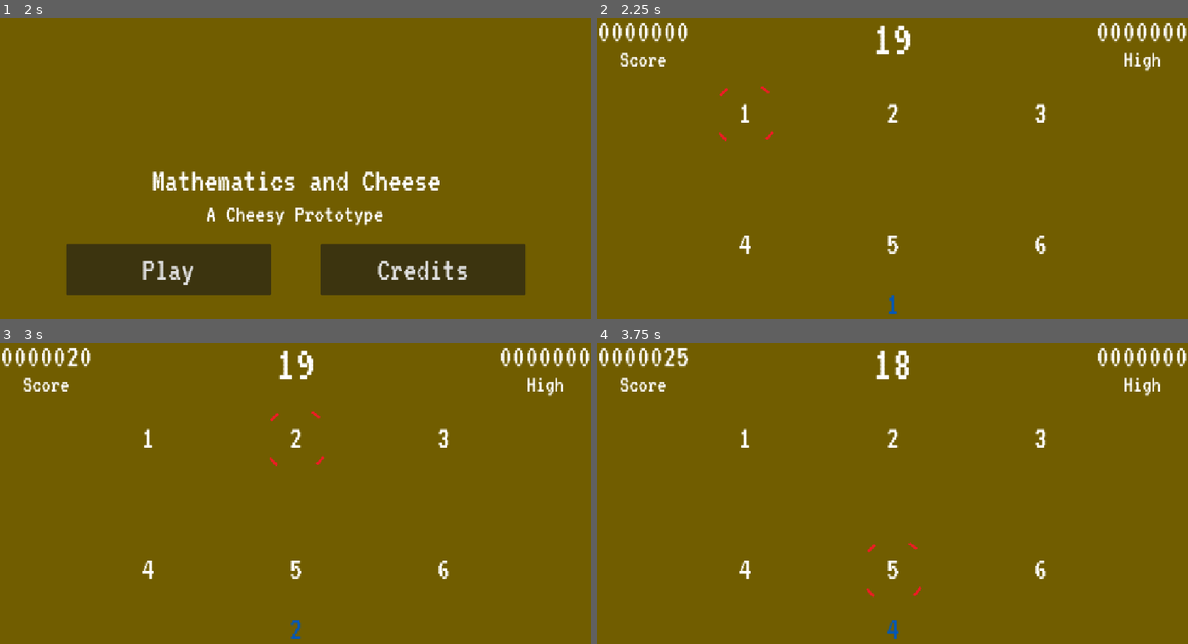
Above: before the commit, frames 1-4 (two rows, left to right).
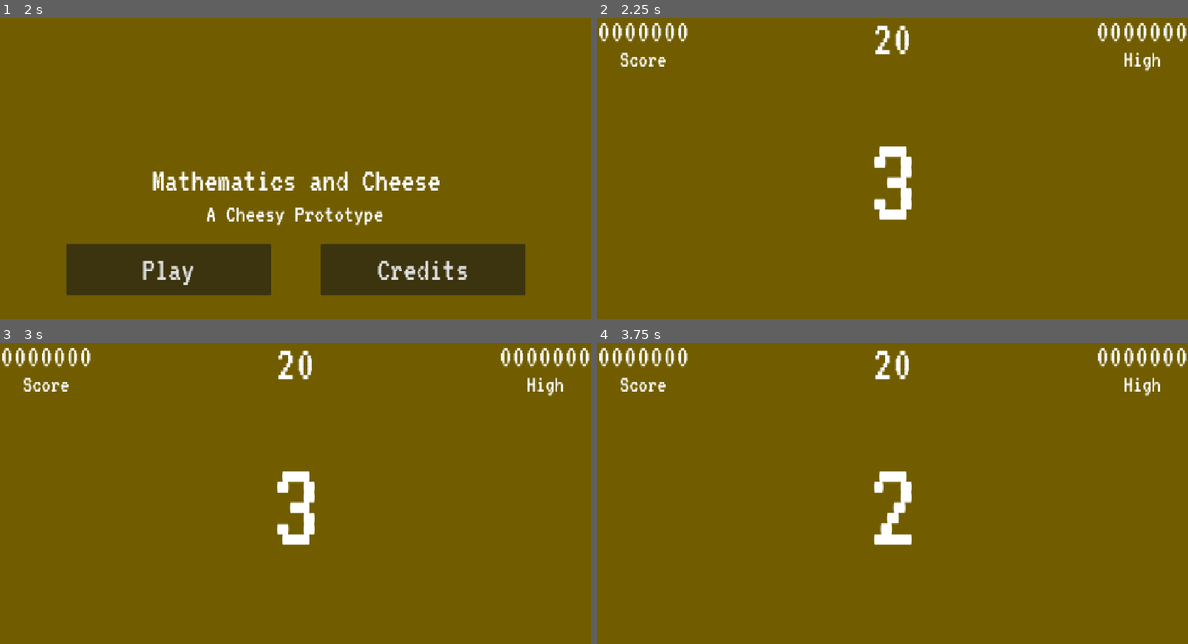
Above: after the commit, the same moments.

Repository: sdepouw/mathematics-and-cheese
Game: Godot game, scene res://Scenes/Root/root.tscn
Two runs of this game, one before a commit and one after it. Both use one fixed random seed, a clock stepped at 60 frames per second and the inputs below.
Inputs (mouse positions are in pixels of both pictures, inside the frame that each line leads up to):
- Up to frame 1 (2 s): tap Enter at 0.5 s; move the mouse to (425, 162) at 0.52 s; hold D (move_right) 0.53-1.28 s; tap Space (fire) at 0.6, 1.25, 1.35 s; click (425, 162) at 0.67 s; move the mouse to (177, 195) at 1.27 s; hold S (move_down) from 1.28 s (still down)
- Up to frame 2 (2.25 s): release S (move_down) at 2 s; click "Play" at 2 s
- Up to frame 3 (3 s): tap Enter at 2.75 s; move the mouse to (354, 433) at 2.77 s; hold D (move_right) from 2.78 s (still down); tap Space (fire) at 2.85 s
- Up to frame 4 (3.75 s): tap Space (fire) at 3.5, 3.6 s; move the mouse to (862, 571) at 3.52 s; release D (move_right) at 3.53 s; hold W (move_up) from 3.53 s (still down); click (862, 571) at 3.67 s

Frame 1 is identical in both runs. In frame 2, 1.7% of the frame differs, in the area x 20-76%, y 2-99%; in frame 3, 1.8%, in the area x 11-76%, y 1-99%; in frame 4, 1.8%.

Commit message:
Countdown timer before game start
Main timer also shows start time during countdown

Diff:
--- a/Game/Scenes/Game/game.gd
+++ b/Game/Scenes/Game/game.gd
@@ -24,6 +24,8 @@
 @onready var _currentlyHeldThing: Label = $CurrentlyHeldThing;
 @onready var _hud: HUD = $HUD
 @onready var _gameTimer: Timer = $GameTimer
+@onready var _countdownTimer: Timer = $CountdownTimer
+@onready var _countdownLabel: Label = $CountdownLabel
 
 var _maxX: int
 var _maxY: int
@@ -57,6 +59,8 @@
 func _process(_delta: float) -> void:
   if _gameOn:
     _hud.update_time_display(_gameTimer.time_left)
+  if !_countdownTimer.is_stopped():
+    _countdownLabel.text = str(ceili(_countdownTimer.time_left))
 
 func _assignNewThing() -> void:
   var firstSet: Array = _targets[0]
@@ -67,12 +71,17 @@
   _gameOn = gamePiecesVisible
   for item: CanvasItem in get_tree().get_nodes_in_group("GamePieces"):
     item.visible = gamePiecesVisible
+
+func _toggle_game_over_visibility(visible: bool) -> void:
   for item: CanvasItem in get_tree().get_nodes_in_group("GameOverPieces"):
-    item.visible = !gamePiecesVisible
+    item.visible = visible
 
 func _on_game_started() -> void:
   _currentScore = 0
   _currentTarget = Vector2.ZERO
+  _hud.update_time_display(_gameTimer.wait_time)
+  _toggle_game_over_visibility(false)
+  await _run_countdown_async()
   _toggle_game_piece_visibility(true)
   _reticle.position = _getCurrentTarget().position
   _assignNewThing()
@@ -80,6 +89,7 @@
 
 func _on_game_ended() -> void:
   _toggle_game_piece_visibility(false)
+  _toggle_game_over_visibility(true)
   if _currentScore > _highScore:
     _highScore = _currentScore
 
@@ -113,3 +123,9 @@
 
 func _on_main_menu_button_pressed() -> void:
   EventBus.load_main_menu.emit()
+
+func _run_countdown_async() -> void:
+  _countdownLabel.show()
+  _countdownTimer.start()
+  await _countdownTimer.timeout
+  _countdownLabel.hide()
--- a/Game/Scenes/Game/game.tscn
+++ b/Game/Scenes/Game/game.tscn
@@ -70,6 +70,7 @@
 texture = ExtResource("3_ciybh")
 
 [node name="GameOverLabel" type="Label" parent="." groups=["GameOverPieces"]]
+visible = false
 anchors_preset = 15
 anchor_right = 1.0
 anchor_bottom = 1.0
@@ -80,6 +81,7 @@
 vertical_alignment = 1
 
 [node name="RestartButton" type="Button" parent="." groups=["GameOverPieces"]]
+visible = false
 offset_left = 128.0
 offset_top = 448.0
 offset_right = 528.0
@@ -88,12 +90,34 @@
 text = "Play Again"
 
 [node name="MainMenuButton" type="Button" parent="." groups=["GameOverPieces"]]
+visible = false
 offset_left = 624.0
 offset_top = 448.0
 offset_right = 1024.0
 offset_bottom = 548.0
 mouse_default_cursor_shape = 2
 text = "Main Menu"
+
+[node name="CountdownLabel" type="Label" parent="."]
+visible = false
+anchors_preset = 8
+anchor_left = 0.5
+anchor_top = 0.5
+anchor_right = 0.5
+anchor_bottom = 0.5
+offset_left = -20.0
+offset_top = -32.5
+offset_right = 20.0
+offset_bottom = 32.5
+grow_horizontal = 2
+grow_vertical = 2
+theme_override_font_sizes/font_size = 256
+text = "3"
+horizontal_alignment = 1
+
+[node name="CountdownTimer" type="Timer" parent="."]
+wait_time = 3.0
+one_shot = true
 
 [connection signal="game_ended" from="GameEvents" to="." method="_on_game_ended"]
 [connection signal="game_ended" from="GameEvents" to="HUD" method="_on_game_ended"]
